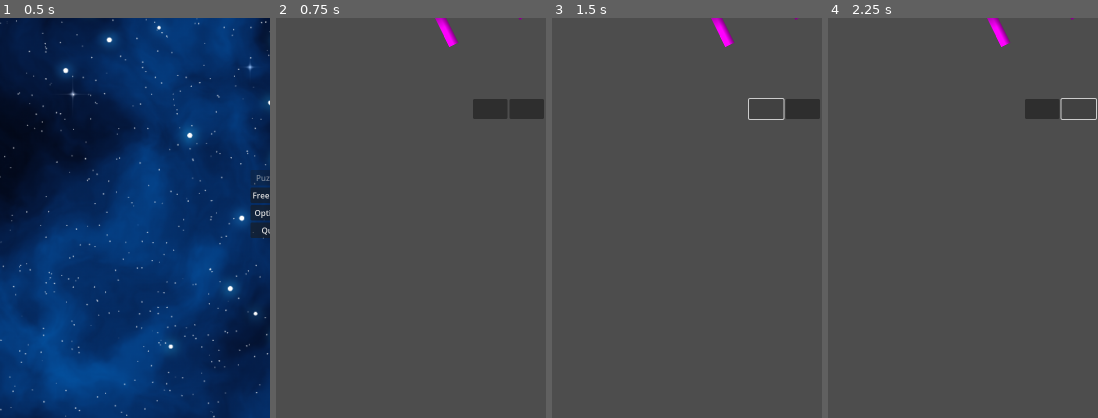
Above: before the commit, frames 1-4 (left to right).
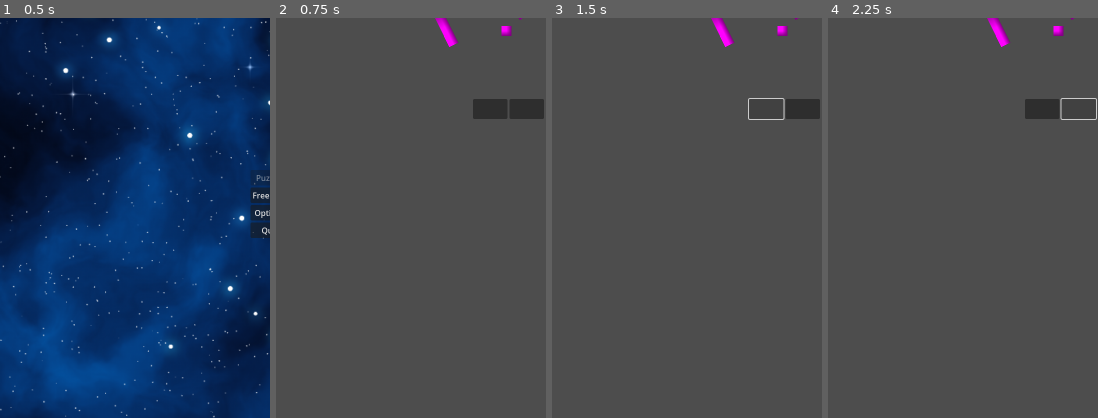
Above: after the commit, the same moments.

Repository: AlurienFlame/be-flat
Game: Godot game, scene res://scenes/main_menu.tscn
The game is run twice, just before and just after one commit, with the same random seed, the same clock (stepped at 60 frames per second) and the same inputs.
Inputs (mouse positions are % of the whole screen's width and height, from its top left):
- Up to frame 1 (0.5 s): no input
- Up to frame 2 (0.75 s): click "Free Play" at 0.5 s
- Up to frame 3 (1.5 s): click (40, 38) at 1.25 s
- Up to frame 4 (2.25 s): click (46, 38) at 2 s
The pictures show only the part of the screen within x 0-50%, y 27-77%; the shares and areas given below are measured in that part.

Frame 1 is identical in both runs. In frame 2, 0.1% of the frame differs, in the area x 83-88%, y 2-5%; in frame 3, 0.1%; in frame 4, 0.1%.

Commit message:
make objective work more

Diff:
--- a/scenes/free_play.tscn
+++ b/scenes/free_play.tscn
@@ -1,8 +1,9 @@
-[gd_scene load_steps=7 format=3 uid="uid://bkjr6dmtm575w"]
+[gd_scene load_steps=8 format=3 uid="uid://bkjr6dmtm575w"]
 
 [ext_resource type="Script" uid="uid://b86ojyuwmwgip" path="res://scripts/character.gd" id="1_8o48g"]
 [ext_resource type="PackedScene" uid="uid://dhpxlvxbgne2x" path="res://scenes/obstacle.tscn" id="2_64ugs"]
 [ext_resource type="AudioStream" uid="uid://bjcivjragxx06" path="res://audio/C3.wav" id="3_64ugs"]
+[ext_resource type="PackedScene" uid="uid://iagwlbrlf4rh" path="res://scenes/objective.tscn" id="4_wljob"]
 
 [sub_resource type="PhysicsMaterial" id="PhysicsMaterial_8cj0n"]
 bounce = 0.8
@@ -78,4 +79,7 @@
 offset_right = 40.0
 offset_bottom = 40.0
 
+[node name="Objective" parent="." instance=ExtResource("4_wljob")]
+position = Vector2(461, 454)
+
 [connection signal="body_entered" from="Character" to="Character" method="_on_body_entered"]
--- a/scenes/objective.tscn
+++ b/scenes/objective.tscn
@@ -1,15 +1,19 @@
-[gd_scene load_steps=3 format=3 uid="uid://iagwlbrlf4rh"]
+[gd_scene load_steps=4 format=3 uid="uid://iagwlbrlf4rh"]
 
 [ext_resource type="Script" uid="uid://btnd2jns1s362" path="res://scripts/objective.gd" id="1_0jo4f"]
 
 [sub_resource type="PlaceholderTexture2D" id="PlaceholderTexture2D_0jo4f"]
 
-[node name="Objective" type="StaticBody2D"]
-scale = Vector2(12.025, 12.025)
+[sub_resource type="RectangleShape2D" id="RectangleShape2D_0jo4f"]
+
+[node name="Objective" type="Area2D"]
 script = ExtResource("1_0jo4f")
 
 [node name="Sprite2D" type="Sprite2D" parent="."]
-scale = Vector2(1, 3.49376)
+scale = Vector2(20, 20)
 texture = SubResource("PlaceholderTexture2D_0jo4f")
 
 [node name="CollisionShape2D" type="CollisionShape2D" parent="."]
+shape = SubResource("RectangleShape2D_0jo4f")
+
+[connection signal="body_entered" from="." to="." method="_on_body_entered"]
--- a/scripts/character.gd
+++ b/scripts/character.gd
@@ -5,8 +5,5 @@
     if body is Obstacle:
         # We bonked an obstacle
         body.get_bonked()
-    elif body is Objective:
-        # We hit the win condition
-        body.win_game()
     else:
         print("Hit something unknown")
--- a/scripts/objective.gd
+++ b/scripts/objective.gd
@@ -1,6 +1,8 @@
-class_name Objective extends StaticBody2D
+class_name Objective extends Area2D
 
-
-func win_game() -> void:
-    # Called by player obj when they hit the win pipe
-    print("You win! Yay!")
+func _on_body_entered(body:Node2D) -> void:
+    if body is Character:
+        # We hit a character
+        print("You win!")
+    else:
+        print("Something unknown hit the objective")
